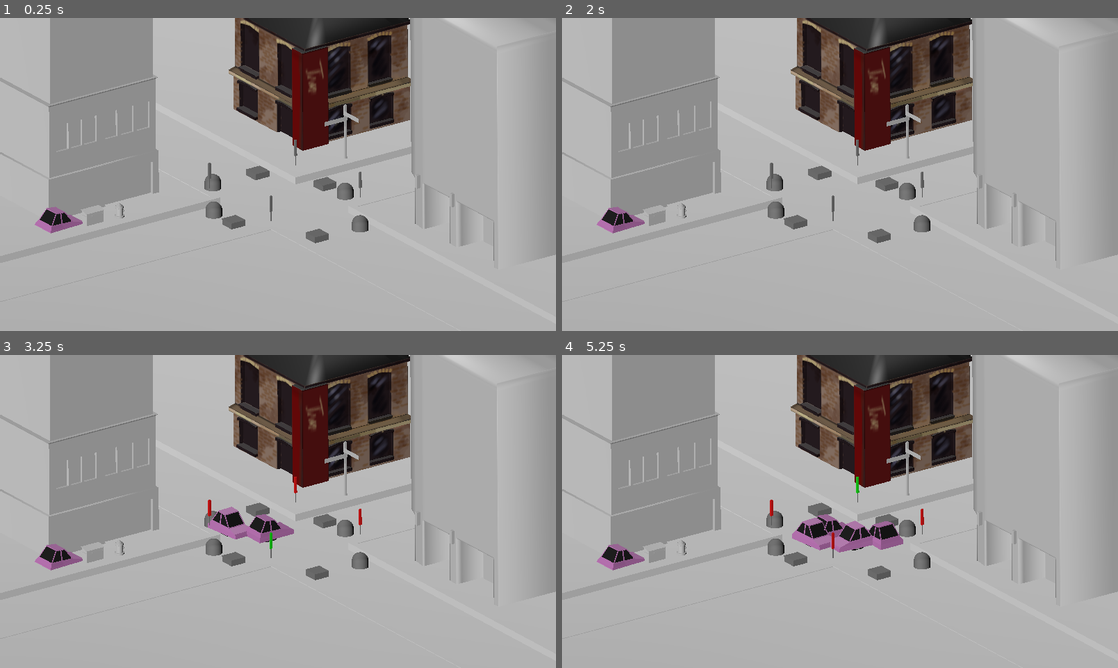
Above: before the commit, frames 1-4 (two rows, left to right).
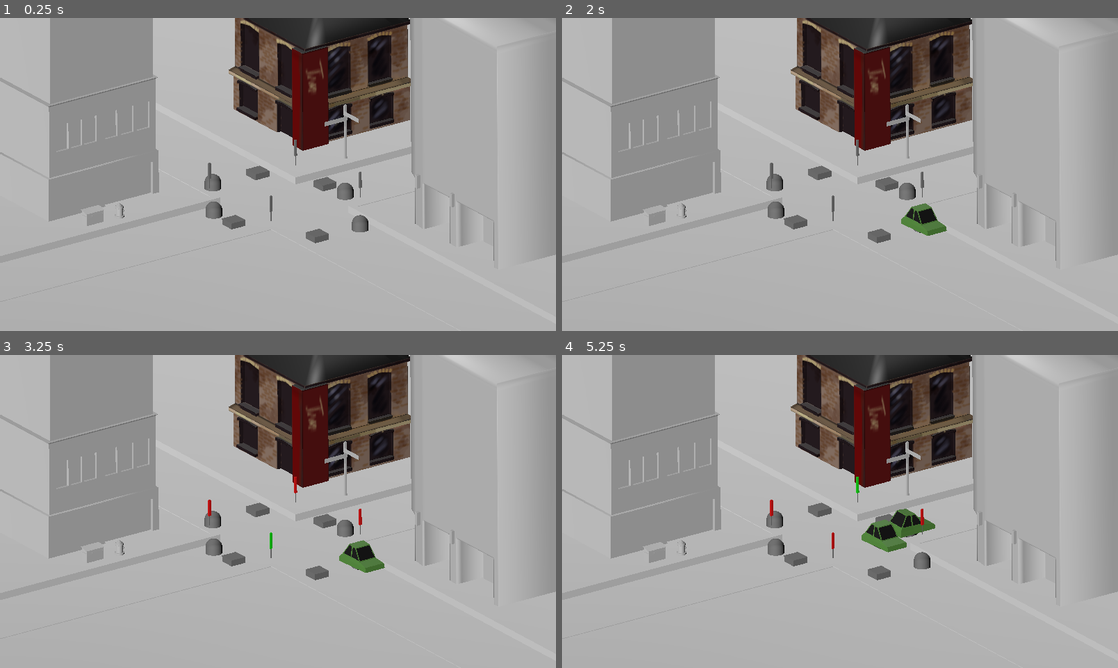
Above: after the commit, the same moments.

Repository: caizoryan/gamejam001
Game: Godot game, scene res://test_scene.tscn
The game is run twice, just before and just after one commit, with the same random seed, the same clock (stepped at 60 frames per second) and the same inputs.
Inputs (mouse positions are in pixels of both pictures, inside the frame that each line leads up to):
- Up to frame 1 (0.25 s): no input
- Up to frame 2 (2 s): tap Enter at 0.5 s; move the mouse to (962, 158) at 0.52 s; hold Right (key_right) 0.53-1.28 s; click (962, 158) at 0.6 s; tap Space at 1.25 s; move the mouse to (728, 190) at 1.27 s; hold Down (key_down) from 1.28 s (still down); tap E at 1.35 s
- Up to frame 3 (3.25 s): move the mouse to (333, 442) at 2.02 s; release Down (key_down) at 2.03 s; hold Right (key_right) 2.03-2.78 s; tap 1 at 2.1 s; move the mouse to (250, 574) at 2.77 s; hold Up (key_up) from 2.78 s (still down); tap 2 at 2.85 s
- Up to frame 4 (5.25 s): move the mouse to (1006, 558) at 3.52 s; release Up (key_up) at 3.53 s; hold Left (key_left) 3.53-5.03 s; tap 3 at 3.6 s; move the mouse to (673, 464) at 4.27 s; tap 4 at 4.35 s; move the mouse to (867, 511) at 5.02 s; hold Down (key_down) from 5.03 s (still down); click (867, 511) at 5.1 s

The runs differ from the first frame. In frame 1, 0.4% of the frame differs, in the area x 6-15%, y 60-69%; in frame 2, 0.9%; in frame 3, 1.9%; in frame 4, 2.3%, in the area x 6-68%, y 49-69%.

Commit message:
early spawning system

Diff:
--- /dev/null
+++ b/green_car.tscn
@@ -0,0 +1,17 @@
+[gd_scene load_steps=4 format=3 uid="uid://c5d332iqd8yfh"]
+
+[ext_resource type="Script" uid="uid://jy2tmm5wuvwm" path="res://car_properties.gd" id="1_t6xdb"]
+[ext_resource type="PackedScene" uid="uid://chsn6em0t8f4w" path="res://assets/car_green.glb" id="2_t6xdb"]
+
+[sub_resource type="BoxShape3D" id="BoxShape3D_7822p"]
+size = Vector3(1.36035, 1, 2.51997)
+
+[node name="Car" type="CharacterBody3D"]
+transform = Transform3D(1, 0, 0, 0, 1, 0, 0, 0, 1, 0, 180, 0)
+script = ExtResource("1_t6xdb")
+
+[node name="CollisionShape3D" type="CollisionShape3D" parent="."]
+transform = Transform3D(1, 0, 0, 0, 1, 0, 0, 0, 1, 0.0379429, 0.6035, -0.237667)
+shape = SubResource("BoxShape3D_7822p")
+
+[node name="car_green" parent="." instance=ExtResource("2_t6xdb")]
--- a/car.tscn
+++ b/pink_car.tscn
@@ -1,17 +1,19 @@
 [gd_scene load_steps=4 format=3 uid="uid://dy0ywsrfkq6bc"]
 
-[ext_resource type="Script" uid="uid://jy2tmm5wuvwm" path="res://car_properties.gd" id="1_uoj53"]
-[ext_resource type="PackedScene" uid="uid://cypjqtxwof0fw" path="res://assets/car_pink.glb" id="2_k61xc"]
+[ext_resource type="Script" uid="uid://jy2tmm5wuvwm" path="res://car_properties.gd" id="1_ebywg"]
+[ext_resource type="PackedScene" uid="uid://cypjqtxwof0fw" path="res://assets/car_pink.glb" id="2_0p4vj"]
 
 [sub_resource type="BoxShape3D" id="BoxShape3D_7822p"]
 size = Vector3(1.36035, 1, 2.51997)
 
 [node name="Car" type="CharacterBody3D"]
-script = ExtResource("1_uoj53")
+script = ExtResource("1_ebywg")
 
 [node name="CollisionShape3D" type="CollisionShape3D" parent="."]
 transform = Transform3D(1, 0, 0, 0, 1, 0, 0, 0, 1, 0.0379429, 0.6035, -0.237667)
 shape = SubResource("BoxShape3D_7822p")
 
-[node name="car_pink" parent="." instance=ExtResource("2_k61xc")]
+[node name="car_pink" parent="." instance=ExtResource("2_0p4vj")]
 transform = Transform3D(-1, 0, -8.74228e-08, 0, 1, 0, 8.74228e-08, 0, -1, 0, 0, 0)
+
+[editable path="car_pink"]
--- a/spawner.gd
+++ b/spawner.gd
@@ -1,40 +1,32 @@
 extends Node3D
 
+@export var SpawnTimer: Timer
 @export var TrafficLight: Node3D
 @export var LeftRoad: Node3D
 @export var RightRoad: Node3D
 @export var UpRoad: Node3D
 @export var DownRoad: Node3D
+
 var RoadDict
 var SpawnDict
 var EndDict
 var CarGroups
+var NextSpawn = []
 
-@export var CAR: PackedScene = preload("res://car.tscn")
-
+@export var CARS: Array[PackedScene]
+@export var CAR_PROBS: Array[float]
 # spawner variables
 # how many cars spawn at the same time
 @export var SPAWN_NUM: int = 1
 # which/how many directions can spawn at the same time
 @export var SPAWN_DIRECTION: Array[StateEnums.Direction]
 # max and min time spawns can occur
-@export var MIN_SPAWN_DURATION: float = 2
-@export var MAX_SPAWN_DURATION: float = 5
+@export var MIN_SPAWN_TIME: float = 1
+@export var MAX_SPAWN_TIME: float = 2
 # time before difficulty increases
 @export var SECS_BEFORE_DIFFICULTY: float = 10
-# array of the various car types that can spawn
-@export var CAR_TYPES: Array[Car]
 # array of the probs of a specific car type spawning
-@export var CAR_PROBS: Array[float]
-
-var cars = []
-#
-## global vars
-#var CAR_GROUP = Node3D.new()
-#var RUN_CARS = false
 var CURR_TRAFFIC_DIR = StateEnums.Direction.NONE
-#var SPAWN_CARS = false
-#var INIT_POSITION = Vector3(0,0,0)
 
 func _ready():
 	if TrafficLight:
@@ -68,6 +60,50 @@
 		StateEnums.Direction.DOWN: []
 	}
 
+	var total_prob = 0
+	for probs in CAR_PROBS:
+		total_prob += probs
+	if total_prob != 1.0:
+		push_error("yooo: car probs must add up to exactly 1.0")
+	elif CARS.size() != CAR_PROBS.size():
+		push_error("yoooo: the probs and car num are not equal")
+	else:
+		for i in range(CARS.size()):
+			print("PROB OF CAR ", CARS[i], ": ", CAR_PROBS[i])
+		decide_random_spawn()
+
+func decide_random_spawn():
+	randomize()
+	NextSpawn = []
+	# decide what spawns
+	for i in range(SPAWN_NUM):
+		var rand_num = randf()
+		print("RANDOM NUMBER WAS ", rand_num)
+		var offset = 0
+		for j in range(CARS.size()):
+			if CAR_PROBS[j] > rand_num + offset:
+				NextSpawn.append([CARS[j], StateEnums.random_direction()])
+				print("SPAWNING ", j, " IN DIRECTION", NextSpawn[-1][1])
+				break
+			else:
+				offset += CAR_PROBS[j]
+	# timeout - after which the spawn happens
+	SpawnTimer.start(randf_range(MIN_SPAWN_TIME, MAX_SPAWN_TIME))
+
+func spawn_on_timeout():
+	for CarDir in NextSpawn:
+		var car = CarDir[0]
+		var dir = CarDir[1]
+		var spawn_point = SpawnDict[dir]
+		var end_point = EndDict[dir]
+		var new_car = car.instantiate()
+		new_car.global_position = spawn_point.global_position
+		spawn_point.get_parent().add_child(new_car)
+		new_car.look_at(end_point.global_position, Vector3.UP)
+		CarGroups[dir].append(new_car)
+	decide_random_spawn()
+
+
 func _process(delta):
 	if CURR_TRAFFIC_DIR == StateEnums.Direction.NONE:
 		return
@@ -80,6 +116,7 @@
 		var velocity = car.global_position.direction_to(end.global_position) * car.speed
 		car.global_position += velocity * delta
 
+
 func handle_light_change(new_dir):
 	if CURR_TRAFFIC_DIR == StateEnums.Direction.NONE:
 		CURR_TRAFFIC_DIR = new_dir
@@ -88,14 +125,6 @@
 		RoadDict[CURR_TRAFFIC_DIR].run_cars = false
 		CURR_TRAFFIC_DIR = new_dir
 		RoadDict[CURR_TRAFFIC_DIR].run_cars = true
-
-	var spawn = SpawnDict[CURR_TRAFFIC_DIR]
-	var end = EndDict[CURR_TRAFFIC_DIR]
-	var new_car = CAR.instantiate()
-	new_car.global_position = spawn.global_position
-	spawn.get_parent().add_child(new_car)
-	new_car.look_at(end.global_position, Vector3.UP)
-	CarGroups[CURR_TRAFFIC_DIR].append(new_car)
 
 
 #func _process(delta):
--- a/state_enums.gd
+++ b/state_enums.gd
@@ -3,3 +3,7 @@
 
 # what direction in traffic light is currently green
 enum Direction {LEFT, RIGHT, UP, DOWN, NONE = -1}
+
+static func random_direction():
+	randomize()
+	return randi() % 4 # don't want to pick none as a direction
--- a/test_scene.tscn
+++ b/test_scene.tscn
@@ -1,13 +1,14 @@
-[gd_scene load_steps=11 format=3 uid="uid://dwjx753r00y5e"]
+[gd_scene load_steps=12 format=3 uid="uid://dwjx753r00y5e"]
 
 [ext_resource type="PackedScene" uid="uid://b4fhdplgvj0or" path="res://assets/testscene.glb" id="1_8pr8v"]
-[ext_resource type="PackedScene" uid="uid://dy0ywsrfkq6bc" path="res://car.tscn" id="1_ia1lp"]
+[ext_resource type="PackedScene" uid="uid://dy0ywsrfkq6bc" path="res://pink_car.tscn" id="1_ia1lp"]
 [ext_resource type="PackedScene" uid="uid://bc067s5j6kck0" path="res://marker.tscn" id="1_sasra"]
 [ext_resource type="PackedScene" uid="uid://dp3h64xqfqq6a" path="res://assets/testscene01.glb" id="2_njel3"]
 [ext_resource type="PackedScene" uid="uid://b4qsje7cd1cav" path="res://trafficlight.tscn" id="2_sasra"]
 [ext_resource type="PackedScene" uid="uid://11l6gq0gsqrm" path="res://road.tscn" id="4_coq8p"]
 [ext_resource type="Script" uid="uid://ojr6fjgro7d2" path="res://traffic_main.gd" id="4_vr1i5"]
 [ext_resource type="Script" uid="uid://blf5rlxnsfsjf" path="res://spawner.gd" id="7_buypi"]
+[ext_resource type="PackedScene" uid="uid://c5d332iqd8yfh" path="res://green_car.tscn" id="8_njel3"]
 
 [sub_resource type="PlaneMesh" id="PlaneMesh_coq8p"]
 
@@ -66,12 +67,6 @@
 transform = Transform3D(-0.358654, 0.755116, -0.548788, 0.0854545, 0.611991, 0.786234, 0.929551, 0.23509, -0.284021, -19.6172, 17.3261, -6.15288)
 light_energy = 0.2
 
-[node name="Car" parent="." instance=ExtResource("1_ia1lp")]
-transform = Transform3D(1, 0, 0, 0, 1, 0, 0, 0, 1, -4.77724, 0, 13.0851)
-
-[node name="CollisionShape3D" parent="Car" index="0"]
-transform = Transform3D(1, 0, 0, 0, 1, 0, 0, 0, 1, 0.0491695, 0.619167, -0.246745)
-
 [node name="Win" type="Control" parent="."]
 visible = false
 layout_mode = 3
@@ -90,13 +85,16 @@
 
 [node name="WorldEnvironment" type="WorldEnvironment" parent="."]
 
-[node name="RoadParent" type="Node3D" parent="." node_paths=PackedStringArray("TrafficLight", "LeftRoad", "RightRoad", "UpRoad", "DownRoad")]
+[node name="RoadParent" type="Node3D" parent="." node_paths=PackedStringArray("SpawnTimer", "TrafficLight", "LeftRoad", "RightRoad", "UpRoad", "DownRoad")]
 script = ExtResource("7_buypi")
+SpawnTimer = NodePath("Timer")
 TrafficLight = NodePath("../TrafficSystem")
 LeftRoad = NodePath("LeftRoad")
 RightRoad = NodePath("RightRoad")
 UpRoad = NodePath("UpRoad")
 DownRoad = NodePath("DownRoad")
+CARS = Array[PackedScene]([ExtResource("1_ia1lp"), ExtResource("8_njel3")])
+CAR_PROBS = Array[float]([0.1, 0.9])
 
 [node name="LeftRoad" parent="RoadParent" instance=ExtResource("4_coq8p")]
 
@@ -136,7 +134,11 @@
 [node name="EndPoint" parent="RoadParent/DownRoad" index="1"]
 transform = Transform3D(1, 0, 0, 0, 1, 0, 0, 0, 1, 0.481376, 0, 3.89421)
 
-[editable path="Car"]
+[node name="Timer" type="Timer" parent="RoadParent"]
+one_shot = true
+
+[connection signal="timeout" from="RoadParent/Timer" to="RoadParent" method="spawn_on_timeout"]
+
 [editable path="RoadParent/LeftRoad"]
 [editable path="RoadParent/RightRoad"]
 [editable path="RoadParent/UpRoad"]
